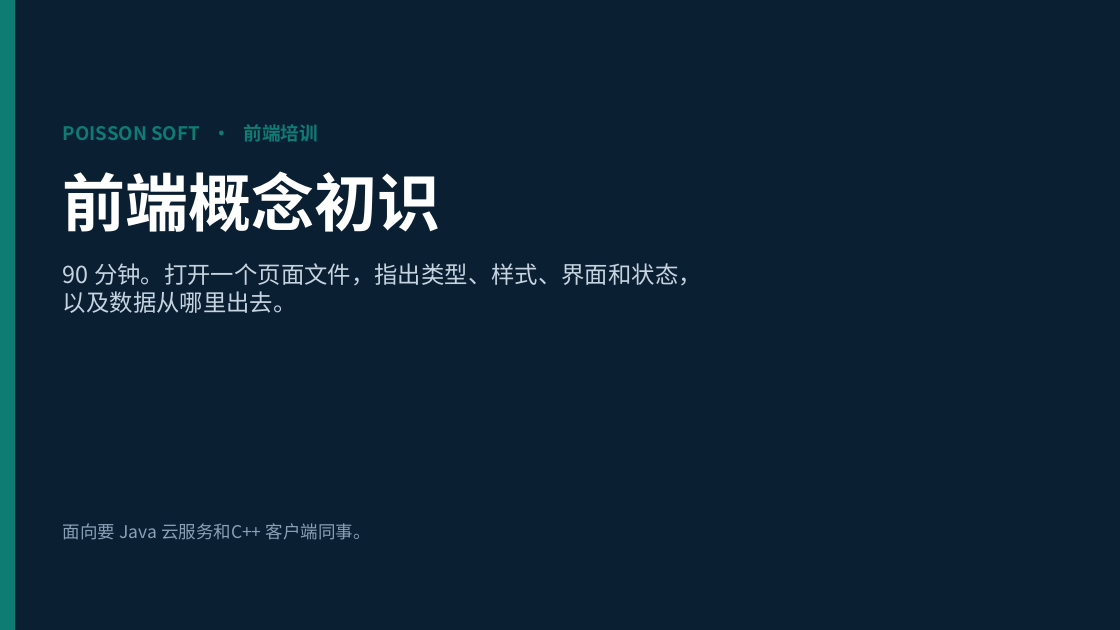
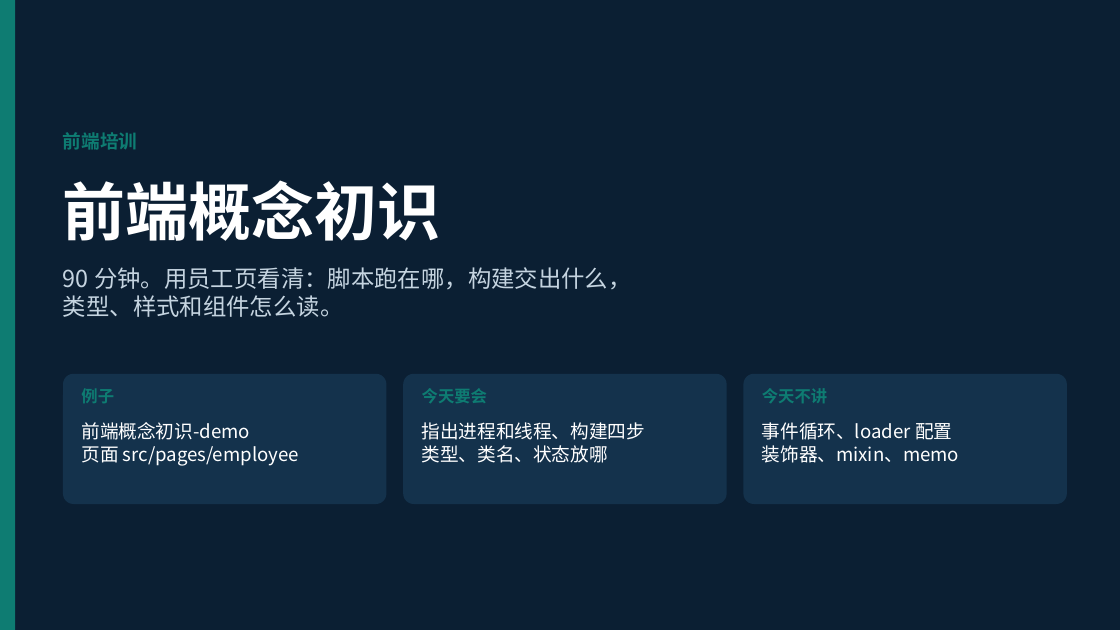
Before and after one commit to shangwanzheng/self-study, a slide deck: slide 1 of 前端概念初识.pptx. Drawn at 1120x630 pixels with LibreOffice and Linux fonts; fonts in the diff are those of the drawing. Boxes give left, top, right and bottom in pixels: in the first picture for what was removed or moved away, otherwise in the second. Text is boxed around its words. In the diff, an @@ line names an element or a change of style, - is before the commit and + after.

```diff
--- a/前端概念初识.pptx
+++ b/前端概念初识.pptx
@@ text at box(63, 132, 137, 150): text changed @@
-POISSON SOFT · 前端培训
+前端培训
@@ text "前端概念初识": place and size @@
-text "前端概念初识" at box(63, 171, 441, 232)
+text "前端概念初识" at box(63, 180, 441, 241)
@@ text at box(63, 267, 632, 317): text changed @@
-90 分钟。打开一个页面文件，指出类型、样式、界面和状态，
-以及数据从哪里出去。
+90 分钟。用员工页看清：脚本跑在哪，构建交出什么，
+类型、样式和组件怎么读。
@@ rounded rectangle added at box(63, 374, 386, 504), fill #14324C @@
@@ text added at box(81, 388, 114, 403), 14 pt, text #0E7C72, bold @@
+例子
@@ rounded rectangle added at box(403, 374, 727, 504), fill #14324C @@
@@ text added at box(422, 388, 487, 403), 14 pt, text #0E7C72, bold @@
+今天要会
@@ rounded rectangle added at box(744, 374, 1067, 504), fill #14324C @@
@@ text added at box(762, 388, 827, 403), 14 pt, text #0E7C72, bold @@
+今天不讲
@@ text added at box(81, 422, 299, 466), 16 pt, text #FFFFFF @@
+前端概念初识-demo
+页面 src/pages/employee
@@ text added at box(422, 422, 645, 463), 16 pt, text #FFFFFF @@
+指出进程和线程、构建四步
+类型、类名、状态放哪
@@ text added at box(762, 422, 959, 463), 16 pt, text #FFFFFF @@
+事件循环、loader 配置
+装饰器、mixin、memo
@@ text removed at box(63, 523, 371, 540) @@
-面向要 Java 云服务和C++ 客户端同事。
```
Also in this commit, not shown: 11 other slides changed, 9 slides added, 11 slides removed, 59 other files.
